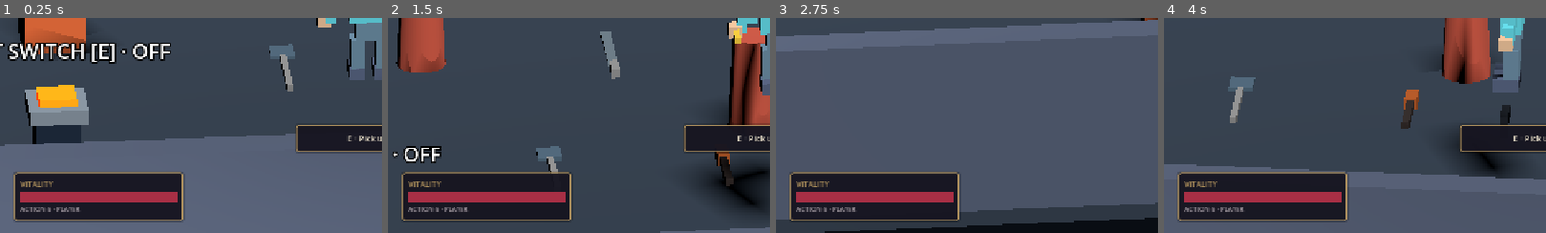
Above: before the commit, frames 1-4 (left to right).
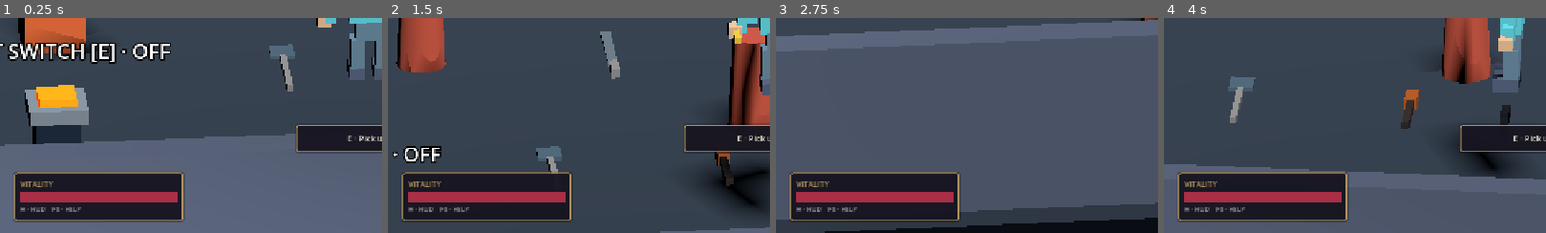
Above: after the commit, the same moments.

Repository: bravado/ACTION-5
Game: Godot game, scene res://demo/main.tscn
The game is run twice, just before and just after one commit, with the same random seed, the same clock (stepped at 60 frames per second) and the same inputs.
Inputs (mouse positions are % of the whole screen's width and height, from its top left):
- Up to frame 1 (0.25 s): no input
- Up to frame 2 (1.5 s): tap Enter at 0.5 s; move the mouse to (72, 45) at 0.52 s; hold Right (actor_turn_right) 0.53-1.28 s; tap Ctrl (actor_crouch) at 0.6 s; click (72, 45) at 0.67 s; tap Space (actor_jump) at 0.77 s; move the mouse to (30, 55) at 1.27 s; hold S (move_down) from 1.28 s (still down); tap Alt (actor_dodge) at 1.35 s
- Up to frame 3 (2.75 s): tap Space (actor_jump) at 1.52 s; move the mouse to (60, 28) at 2.02 s; release S (move_down) at 2.03 s; hold Right (actor_turn_right) from 2.03 s (still down); tap K (actor_kick) at 2.1 s
- Up to frame 4 (4 s): move the mouse to (45, 70) at 2.77 s; release Right (actor_turn_right) at 2.78 s; hold W (move_up) 2.78-3.53 s; tap J (actor_punch) at 2.85 s; click (45, 70) at 2.92 s; tap Space (actor_jump) at 3.02, 3.77 s; move the mouse to (80, 65) at 3.52 s; hold Left (actor_turn_left) from 3.53 s (still down); hold Shift (actor_run) from 3.53 s (still down)
The pictures show only the part of the screen within x 0-50%, y 50-100%; the shares and areas given below are measured in that part.

The runs differ from the first frame. In frame 1, 0.2% of the frame differs, in the area x 5-22%, y 88-91%; in frame 2, 0.2%; in frame 3, 0.2%; in frame 4, 0.2%.

Commit message:
feat(hud): put view selector in F6 panel and preserve browser UX checks [full-e2e]
- Keep camera mode buttons reachable through on-demand help, never over gameplay
- Route view/settings UI signals through existing main controller
- Reject full-inventory weapon prompts that could not actually pick up
- Update browser E2E to exercise real F6 selection and C camera settings

Refs #37

Diff:
--- a/demo/interactions/weapon_pickup_interaction.gd
+++ b/demo/interactions/weapon_pickup_interaction.gd
@@ -14,7 +14,15 @@
     return is_instance_valid(weapon) and weapon.is_inside_tree() \
         and not weapon.is_queued_for_deletion() and weapon.is_visible_in_tree() \
         and weapon.get("equipment_owner") == null and not bool(weapon.get("is_equipped")) \
-        and is_instance_valid(actor) and actor.get_node_or_null("Equipment") != null
+        and is_instance_valid(actor) and _has_room(actor)
+
+
+func _has_room(actor: Node3D) -> bool:
+    var equipment: Node = actor.get_node_or_null("Equipment")
+    if not is_instance_valid(equipment):
+        return false
+    var items: Array = equipment.get("inventory") as Array
+    return items.size() < int(equipment.get("max_items"))
 
 
 func get_interaction_label(_actor: Node3D) -> String:
--- a/demo/main.gd
+++ b/demo/main.gd
@@ -33,6 +33,8 @@
     _register_demo_actions()
     _settings_toggle.pressed.connect(_toggle_camera_settings)
     _hud.help_visibility_changed.connect(_on_hud_help_visibility_changed)
+    _hud.view_requested.connect(_on_mode_button_pressed)
+    _hud.settings_requested.connect(_toggle_camera_settings)
     # Settings can also be closed by its own Close button, not only C.
     _camera_settings.visibility_changed.connect(_on_camera_settings_visibility_changed)
     _input.set_enabled(not _camera_settings.visible and not _hud.is_help_open())
--- a/demo/ui/iron_reliquary.gd
+++ b/demo/ui/iron_reliquary.gd
@@ -4,6 +4,8 @@
 ## A single anchored layout is used by every view and viewport aspect ratio.
 
 signal help_visibility_changed(open: bool)
+signal view_requested(index: int)
+signal settings_requested
 
 const FRAME: StyleBoxFlat = preload("res://demo/ui/iron_frame.tres")
 const IVORY := Color("#E9DFC9")
@@ -187,7 +189,7 @@
     fill.bg_color = Color("#A82F45")
     _health_bar.add_theme_stylebox_override("fill", fill)
     stack.add_child(_health_bar)
-    stack.add_child(_label("ACTION-5 · PLAYER", 11, MUTED))
+    stack.add_child(_label("H · HUD    F6 · HELP", 11, MUTED))
 
 
 func _build_equipment() -> void:
@@ -262,6 +264,23 @@
     var layout := _stack(_help_panel)
     layout.mouse_filter = Control.MOUSE_FILTER_PASS
     layout.add_child(_label("IRON RELIQUARY  ·  CONTROLS  [F6 TO CLOSE]", 18, GOLD))
+    var selector := HBoxContainer.new()
+    selector.add_theme_constant_override("separation", 6)
+    layout.add_child(selector)
+    var titles := ["1 · SIDE", "2 · BEAT", "3 · ISO", "4 · FIRST", "5 · RETRO"]
+    for i in range(titles.size()):
+        var button := Button.new()
+        button.text = titles[i]
+        button.custom_minimum_size = Vector2(116, 36)
+        button.add_theme_color_override("font_color", GOLD)
+        button.add_theme_stylebox_override("normal", FRAME)
+        button.pressed.connect(_request_view.bind(i))
+        selector.add_child(button)
+    var camera := Button.new()
+    camera.text = "CAMERA SETTINGS [C]"
+    camera.add_theme_color_override("font_color", GOLD)
+    camera.pressed.connect(func() -> void: settings_requested.emit())
+    layout.add_child(camera)
     var scroll := ScrollContainer.new()
     scroll.size_flags_vertical = Control.SIZE_EXPAND_FILL
     scroll.mouse_filter = Control.MOUSE_FILTER_STOP
@@ -271,3 +290,7 @@
     _help_text.autowrap_mode = TextServer.AUTOWRAP_WORD_SMART
     scroll.add_child(_help_text)
     _help_panel.hide()
+
+
+func _request_view(index: int) -> void:
+    view_requested.emit(index)
--- a/demo/ui/reference_hud.gd
+++ b/demo/ui/reference_hud.gd
@@ -37,11 +37,15 @@
 var _hud_visible: bool = true
 var _last_objective: String = ""
 signal help_visibility_changed(open: bool)
+signal view_requested(index: int)
+signal settings_requested
 
 
 func _ready() -> void:
     _register_hud_actions()
     display.help_visibility_changed.connect(_on_help_visibility_changed)
+    display.view_requested.connect(_on_view_requested)
+    display.settings_requested.connect(_on_settings_requested)
     _interaction_timer = Timer.new()
     _interaction_timer.wait_time = 0.14
     _interaction_timer.process_callback = Timer.TIMER_PROCESS_PHYSICS
@@ -309,6 +313,14 @@
     help_visibility_changed.emit(open)
 
 
+func _on_view_requested(index: int) -> void:
+    view_requested.emit(index)
+
+
+func _on_settings_requested() -> void:
+    settings_requested.emit()
+
+
 func _refresh_interaction() -> void:
     if not _hud_visible or not is_instance_valid(interactor) or not is_instance_valid(player) \
             or not interactor.has_method("get_target"):
